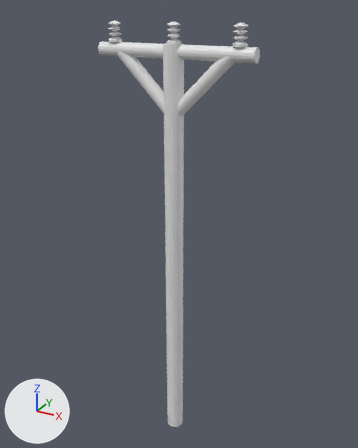
Before and after pictures for a commit that changed the FBX model Assets/Meshes/Powerpole.fbx.
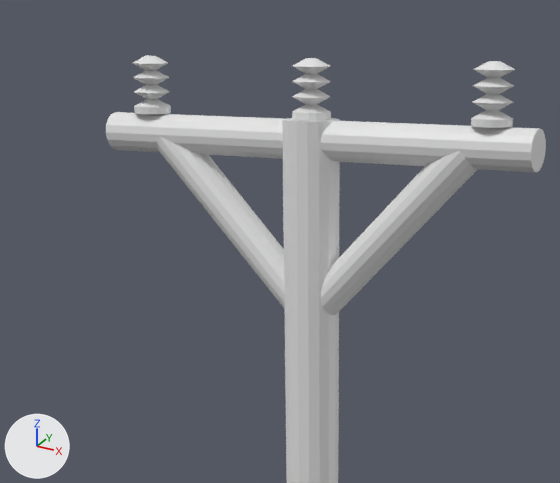
There are two pictures of each version: one whole from a 50 mm camera at (3.64, -6.46, 7.49) aimed at (-0.04, 0.23, 4.14), one close up on the part from 17% to 74% of the width and 0% to 40% of the height. The axes (+X, +Y, +Z) are drawn at lower left. The lights are the same throughout. Where no turn or scale is listed for an object, it has been applied to the vertices.

The older version as bpy lines, for what is in view:
```python
me_cylinder_029 = bpy.data.meshes.new('Cylinder.029')
me_cylinder_029.from_pydata(...)  # a 16-sided cylinder along x spanning x -1.25..1.25, y -0.1..0.1, z -0.1..0.1
me_cylinder_030 = bpy.data.meshes.new('Cylinder.030')
me_cylinder_030.from_pydata(...)  # 66 vertices, 64 faces; spans x -0.95..0.95, y -0.1..0.1, z -0.09..0.95
me_cylinder_031 = bpy.data.meshes.new('Cylinder.031')
me_cylinder_031.from_pydata(...)  # 438 vertices, 480 faces; spans x -0.1..2.1, y -0.1..0.1, z -0.25..0.04
ob_powerpolesupport_001 = bpy.data.objects.new('powerpoleSupport.001', me_cylinder_029)
ob_powerpolesupport_001.location = (0.0, 0.0, 6.899)
ob_powerpolesupport_002 = bpy.data.objects.new('powerpoleSupport.002', me_cylinder_030)
ob_powerpolesupport_002.location = (0.0, 0.0, 6.0)
ob_powerpoletransformer = bpy.data.objects.new('powerpoleTransformer', me_cylinder_031)
ob_powerpoletransformer.location = (-0.996, 0.0, 7.252)
# also in view: 'powerpole' at (0.0, 0.0, 3.5)
```
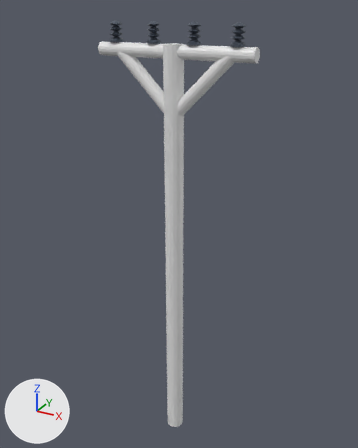
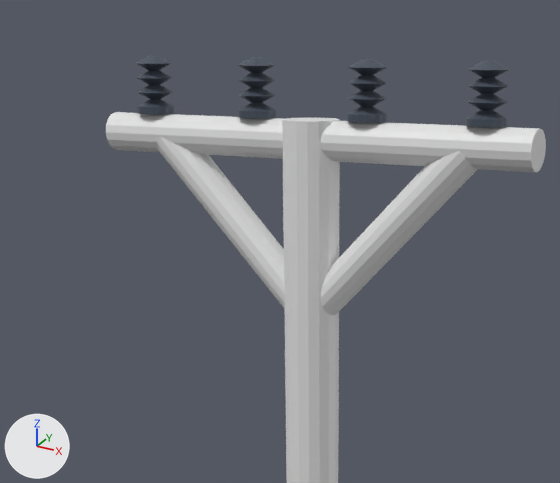
Commit message: change(mesh): powerpole cable ports change to 4No.

Pixel boxes [x1, y1, x2, y2] of what changed, in the close-ups (560 x 483 px; the box of a moved part takes in the faces that stretch with it):
'powerpoleTransformer', reshaped, moved: before [133, 56, 515, 128]; after [136, 56, 510, 128]
part 1 of me_cylinder_031, moved or reshaped: before [471, 61, 515, 128]; after [347, 59, 387, 123]
part 2 of me_cylinder_031, added: after [465, 61, 510, 128]
part 3 of me_cylinder_031, moved or reshaped: before [292, 58, 331, 121]; after [238, 57, 276, 118]
part 4 of me_cylinder_031, recoloured: before [133, 56, 171, 114]; after [136, 56, 174, 114]

What the commit changed:
Material 'DarkGreyMetal' (mat_darkgreymetal) is new.
Its base color is (0.0768, 0.0957, 0.128) (dark blue #4e5764).
Its metallic is 0.286.
me_cylinder_031 is used by ob_powerpoletransformer; location (-0.996, 0.0, 7.252).
me_cylinder_031 had 438 vertices, 480 faces and spanned x -0.1..2.1, y -0.1..0.1, z -0.25..0.04.
me_cylinder_031 now has 584 vertices, 640 faces and spans x -0.1..2.05, y -0.1..0.1, z -0.25..0.04.
me_cylinder_031 part 1: the loose piece of 146 vertices spanning x 1.9..2.1, y -0.1..0.1, z -0.25..0.04 is moved by (-0.7, 0.0, 0.0), in mat_darkgreymetal (dark blue #4e5764).
me_cylinder_031 part 2: the loose piece of 146 vertices spanning x 1.9..2.1, y -0.1..0.1, z -0.25..0.04 is copied, and the copy is moved by (-0.05, 0.0, 0.0), in mat_darkgreymetal (dark blue #4e5764); it spans x 1.85..2.05, y -0.1..0.1, z -0.25..0.04.
Part 3, on me_cylinder_031:
146 vertices in x 0.9..1.1, y -0.1..0.1, z -0.25..0.04 move by (-0.35, 0.0, 0.0).
me_cylinder_031 part 4: 320 faces spanning x -0.1..0.75, y -0.1..0.1, z -0.25..0.04 switch from no material to mat_darkgreymetal (dark blue #4e5764).
Object 'powerpoleTransformer' (ob_powerpoletransformer) moves from (-0.996, 0.0, 7.252) to (-0.975, 0.0, 7.252).
